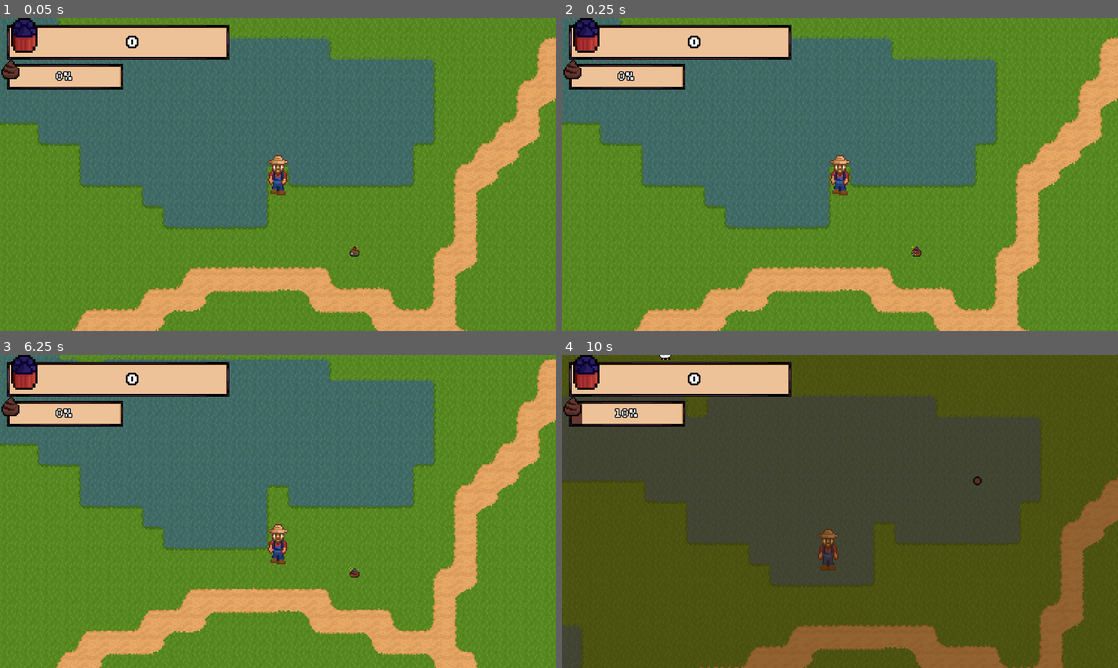
Above: before the commit, frames 1-4 (two rows, left to right).
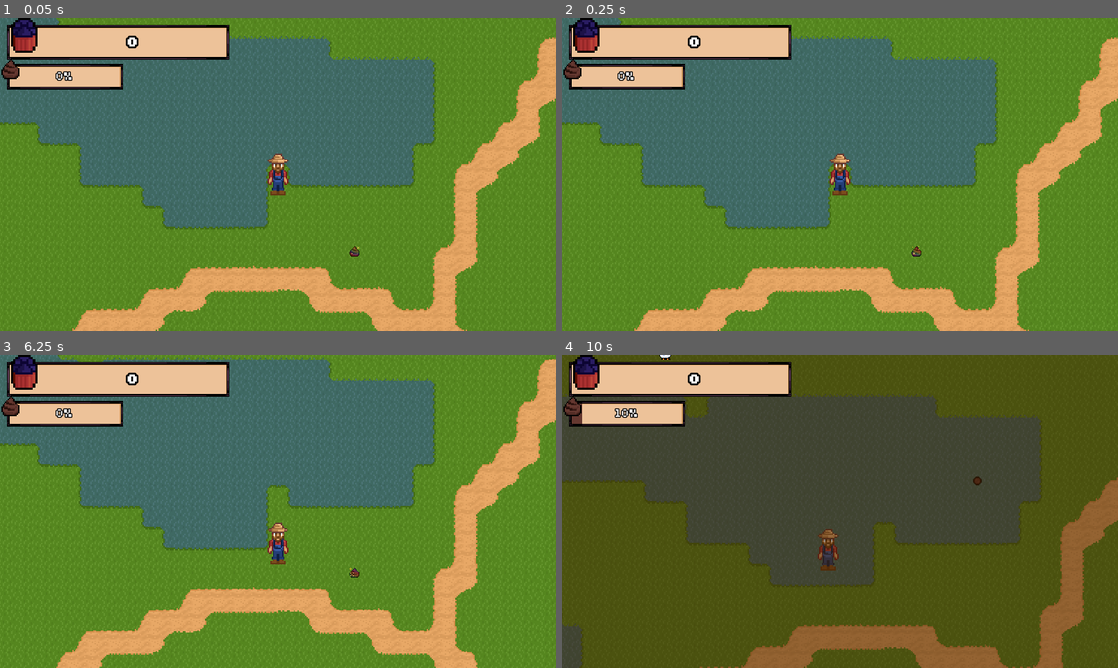
Above: after the commit, the same moments.

Repository: astro-panda/poo-farmer
Game: Godot game, scene res://Scenes/Main.tscn
Two runs of this game, one before a commit and one after it. Both use one fixed random seed, a clock stepped at 60 frames per second and the inputs below.
Inputs (mouse positions are in pixels of both pictures, inside the frame that each line leads up to):
- Up to frame 1 (0.05 s): no input
- Up to frame 2 (0.25 s): no input
- Up to frame 3 (6.25 s): click (278, 514) at 0.5 s; click (278, 514) at 1.25 s; click (278, 514) at 2 s; click (278, 514) at 2.75 s; click (278, 514) at 3.5 s; click (278, 514) at 4.25 s; tap Enter at 5 s; move the mouse to (400, 495) at 5.02 s; hold Right (move_right) 5.03-5.78 s; hold Tab (store) 5.03-5.78 s; click (400, 495) at 5.17 s; tap Space at 5.75 s; move the mouse to (166, 527) at 5.77 s; hold Down (move_down) from 5.78 s (still down); tap R (open_arsenal) at 5.85 s; tap Tab (store) at 6.05 s
- Up to frame 4 (10 s): move the mouse to (895, 442) at 6.52 s; release Down (move_down) at 6.53 s; press the mouse at (895, 442) at 6.53 s; hold Right (move_right) 6.53-7.28 s; tap Tab (store) at 6.8, 7.35, 9.05, 9.8 s; tap Enter at 7.25 s; move the mouse to (812, 574) at 7.27 s; release the mouse at (812, 574) at 7.28 s; hold Up (move_up) 7.28-8.03 s; click (812, 574) at 7.42 s; move the mouse to (1006, 558) at 8.02 s; hold Tab (store) 8.03-8.78 s; hold Left (move_left) 8.03-9.53 s; tap Space at 8.75 s; move the mouse to (673, 464) at 8.77 s; tap R (open_arsenal) at 8.85 s; move the mouse to (867, 511) at 9.52 s; press the mouse at (867, 511) at 9.53 s; hold Down (move_down) from 9.53 s (still down)

The runs differ from the first frame. In frame 1, 0.3% of the frame differs, in the area x 48-65%, y 43-77%; in frame 2, 0.3%; in frame 3, 0.2%; in frame 4, less than 0.1%.

Commit message:
made things a lot easier to hear, but also less noise Added goblin stealing clamp on global poo meter

Diff:
--- a/poofarmer/Scenes/Animal/Animal.tscn
+++ b/poofarmer/Scenes/Animal/Animal.tscn
@@ -457,9 +457,11 @@
 
 [node name="Animal" type="KinematicBody2D"]
 z_index = 1
+collision_layer = 2
+collision_mask = 13
 script = ExtResource( 1 )
 poo_timer_min = 1.0
-poo_timer_max = 3.0
+poo_timer_max = 90.0
 _type = 1
 
 [node name="PooTimer" type="Timer" parent="."]
@@ -467,7 +469,6 @@
 [node name="Sprite" type="AnimatedSprite" parent="."]
 frames = SubResource( 2 )
 animation = "Chicken - down"
-frame = 3
 playing = true
 
 [node name="CollisionShape2D" type="CollisionShape2D" parent="."]
@@ -478,30 +479,31 @@
 
 [node name="ChickenAudioController" parent="AudioRouter" instance=ExtResource( 3 )]
 next_behavior_min = 10.0
-next_behavior_max = 20.0
+next_behavior_max = 60.0
 actions = [ ExtResource( 9 ), ExtResource( 10 ) ]
 behaviors = [ ExtResource( 11 ), ExtResource( 12 ), ExtResource( 8 ) ]
 
 [node name="CowAudioController" parent="AudioRouter" instance=ExtResource( 3 )]
-next_behavior_min = 5.0
-next_behavior_max = 30.0
+next_behavior_min = 45.0
+next_behavior_max = 160.0
 actions = [ ExtResource( 16 ), ExtResource( 17 ) ]
 behaviors = [ ExtResource( 13 ), ExtResource( 14 ), ExtResource( 15 ) ]
 
 [node name="GoatAudioController" parent="AudioRouter" instance=ExtResource( 3 )]
-next_behavior_max = 20.0
+next_behavior_min = 30.0
+next_behavior_max = 90.0
 actions = [ ExtResource( 21 ), ExtResource( 22 ), ExtResource( 23 ) ]
 behaviors = [ ExtResource( 18 ), ExtResource( 19 ), ExtResource( 20 ) ]
 
 [node name="LlamaAudioController" parent="AudioRouter" instance=ExtResource( 3 )]
-next_behavior_min = 5.0
-next_behavior_max = 20.0
+next_behavior_min = 15.0
+next_behavior_max = 70.0
 actions = [ ExtResource( 21 ), ExtResource( 22 ), ExtResource( 23 ) ]
 behaviors = [ ExtResource( 24 ), ExtResource( 25 ), ExtResource( 26 ) ]
 
 [node name="UnicornAudioController" parent="AudioRouter" instance=ExtResource( 3 )]
-next_behavior_min = 15.0
-next_behavior_max = 30.0
+next_behavior_min = 20.0
+next_behavior_max = 80.0
 actions = [ ExtResource( 21 ), ExtResource( 22 ), ExtResource( 23 ) ]
 behaviors = [ ExtResource( 27 ), ExtResource( 28 ) ]
 
--- a/poofarmer/Scenes/Gnome.tscn
+++ b/poofarmer/Scenes/Gnome.tscn
@@ -240,7 +240,6 @@
 scale = Vector2( 1.5, 1.5 )
 frames = SubResource( 1 )
 animation = "down"
-frame = 2
 playing = true
 
 [node name="Glow" type="AnimatedSprite" parent="AnimatedSprite"]
@@ -259,6 +258,8 @@
 shape = SubResource( 19 )
 
 [node name="MobAudioController" parent="." instance=ExtResource( 4 )]
+next_behavior_min = 30.0
+next_behavior_max = 160.0
 behaviors = [ ExtResource( 5 ), ExtResource( 9 ), ExtResource( 8 ), ExtResource( 6 ), ExtResource( 7 ), ExtResource( 11 ), ExtResource( 10 ) ]
 
 [connection signal="area_entered" from="." to="." method="_on_Gnome_area_entered"]
--- a/poofarmer/Scenes/Goblin.tscn
+++ b/poofarmer/Scenes/Goblin.tscn
@@ -104,13 +104,15 @@
 extents = Vector2( 12, 13.5 )
 
 [node name="Goblin" type="KinematicBody2D" groups=["goblin"]]
+collision_layer = 8
+collision_mask = 7
 script = ExtResource( 1 )
 
 [node name="AnimatedSprite" type="AnimatedSprite" parent="."]
 scale = Vector2( 1.5, 1.5 )
 frames = SubResource( 17 )
 animation = "down"
-frame = 1
+frame = 3
 playing = true
 
 [node name="CollisionShape2D" type="CollisionShape2D" parent="."]
@@ -134,6 +136,8 @@
 wait_time = 2.0
 
 [node name="MobAudioController" parent="." instance=ExtResource( 3 )]
+next_behavior_min = 30.0
+next_behavior_max = 90.0
 actions = [ ExtResource( 5 ) ]
 behaviors = [ ExtResource( 4 ), ExtResource( 6 ) ]
 
--- a/poofarmer/Scenes/Main.tscn
+++ b/poofarmer/Scenes/Main.tscn
@@ -135,25 +135,19 @@
 frames = SubResource( 2 )
 centered = false
 
-[node name="Player" parent="." instance=ExtResource( 1 )]
-position = Vector2( 672, 384 )
-__meta__ = {
-"_edit_group_": true
-}
-
-[node name="ModalWindow" parent="Player" instance=ExtResource( 9 )]
-
 [node name="BackgroundMusicPlayer" type="AudioStreamPlayer" parent="."]
 pause_mode = 2
 stream = ExtResource( 5 )
 autoplay = true
 mix_target = 2
+bus = "Bkgd Music"
 
 [node name="BackgroundEnvPlayer" type="AudioStreamPlayer" parent="."]
 pause_mode = 2
 stream = ExtResource( 6 )
 autoplay = true
 mix_target = 2
+bus = "Environment"
 
 [node name="ShopMusicPlayer" type="AudioStreamPlayer" parent="."]
 pause_mode = 2
@@ -161,6 +155,7 @@
 volume_db = -80.0
 autoplay = true
 mix_target = 2
+bus = "Shop Music"
 
 [node name="MusicAutomaton" type="AnimationPlayer" parent="."]
 pause_mode = 2
@@ -176,8 +171,6 @@
 __meta__ = {
 "_edit_group_": true
 }
-
-[node name="HUD" parent="." instance=ExtResource( 3 )]
 
 [node name="GnomePath" type="Path2D" parent="."]
 position = Vector2( 2648, 384 )
@@ -205,7 +198,17 @@
 [node name="PooPelletsManager" type="Node2D" parent="."]
 script = ExtResource( 18 )
 
+[node name="HUD" parent="." instance=ExtResource( 3 )]
+
+[node name="Player" parent="." instance=ExtResource( 1 )]
+position = Vector2( 672, 384 )
+__meta__ = {
+"_edit_group_": true
+}
+
+[node name="ModalWindow" parent="Player" instance=ExtResource( 9 )]
+
+[connection signal="store_opened" from="GnomePath/PathFollow2D/Gnome" to="MusicAutomaton" method="_on_Gnome_store_opened"]
+[connection signal="store_opened" from="GnomePath/PathFollow2D/Gnome" to="Player/ModalWindow" method="_on_Gnome_store_opened"]
 [connection signal="update_global_poo_label" from="Player" to="HUD" method="_on_Player_update_global_poo_label"]
 [connection signal="game_play_state_changed" from="Player/ModalWindow" to="MusicAutomaton" method="_on_ModalWindow_game_play_state_changed"]
-[connection signal="store_opened" from="GnomePath/PathFollow2D/Gnome" to="Player/ModalWindow" method="_on_Gnome_store_opened"]
-[connection signal="store_opened" from="GnomePath/PathFollow2D/Gnome" to="MusicAutomaton" method="_on_Gnome_store_opened"]
--- a/poofarmer/Scenes/MobAudioController.gd
+++ b/poofarmer/Scenes/MobAudioController.gd
@@ -21,10 +21,11 @@
 	behavior_timer.start()
 
 func _on_BehaviorTimer_timeout():
-	reset_behavior_timer()
-	var behavior: AudioStream = behaviors[randi() % behaviors.size()]
-	behavior_player.stream = behavior
-	behavior_player.play()
+	if behaviors.size() > 0:
+		reset_behavior_timer()
+		var behavior: AudioStream = behaviors[randi() % behaviors.size()]
+		behavior_player.stream = behavior
+		behavior_player.play()
 
 func act(index: int):
 	var action: AudioStream = actions[clamp(index, 0, actions.size())]
--- a/poofarmer/Scenes/Player.tscn
+++ b/poofarmer/Scenes/Player.tscn
@@ -1,8 +1,11 @@
-[gd_scene load_steps=22 format=2]
+[gd_scene load_steps=25 format=2]
 
 [ext_resource path="res://Scripts/Player.gd" type="Script" id=1]
 [ext_resource path="res://Images/Farmer.png" type="Texture" id=2]
 [ext_resource path="res://Scenes/PooPellets.tscn" type="PackedScene" id=3]
+[ext_resource path="res://Scenes/MobAudioController.tscn" type="PackedScene" id=4]
+[ext_resource path="res://Audio/Poo Farmer Poo Drop.wav" type="AudioStream" id=5]
+[ext_resource path="res://Audio/Poo Farmer Poo Pickup.wav" type="AudioStream" id=6]
 
 [sub_resource type="RectangleShape2D" id=1]
 extents = Vector2( 12, 23.5 )
@@ -111,6 +114,7 @@
 } ]
 
 [node name="Player" type="Area2D" groups=["player"]]
+collision_mask = 14
 script = ExtResource( 1 )
 poo_pellets = ExtResource( 3 )
 
@@ -122,7 +126,7 @@
 scale = Vector2( 1.5, 1.5 )
 frames = SubResource( 2 )
 animation = "down"
-frame = 3
+frame = 2
 playing = true
 
 [node name="Camera2D" type="Camera2D" parent="." groups=["camera"]]
@@ -142,5 +146,8 @@
 [node name="EndOfGun" type="Position2D" parent="."]
 position = Vector2( 12, 8 )
 
+[node name="MobAudioController" parent="." instance=ExtResource( 4 )]
+actions = [ ExtResource( 6 ), ExtResource( 5 ) ]
+
 [connection signal="area_entered" from="." to="." method="_on_Player_area_entered"]
 [connection signal="body_entered" from="." to="." method="_on_Player_body_entered"]
--- a/poofarmer/Scenes/Poo.tscn
+++ b/poofarmer/Scenes/Poo.tscn
@@ -49,6 +49,7 @@
 scale = Vector2( 1.5, 1.5 )
 frames = SubResource( 1 )
 animation = "Unicorn"
+frame = 3
 playing = true
 
 [node name="CollisionShape2D" type="CollisionShape2D" parent="."]
--- a/poofarmer/Scenes/Silo.tscn
+++ b/poofarmer/Scenes/Silo.tscn
@@ -27,6 +27,8 @@
 extents = Vector2( 72, 30 )
 
 [node name="Silo" type="Area2D" groups=["silo"]]
+collision_layer = 4
+collision_mask = 11
 script = ExtResource( 1 )
 
 [node name="DropOffDetection" type="CollisionShape2D" parent="."]
@@ -44,6 +46,8 @@
 frames = SubResource( 4 )
 
 [node name="ImpassableArea2D" type="StaticBody2D" parent="."]
+collision_layer = 4
+collision_mask = 11
 
 [node name="RigidCollision" type="CollisionShape2D" parent="ImpassableArea2D"]
 modulate = Color( 0, 0, 0, 1 )
--- a/poofarmer/Scripts/Player.gd
+++ b/poofarmer/Scripts/Player.gd
@@ -14,6 +14,7 @@
 var screen_size
 
 onready var end_of_gun = $EndOfGun
+onready var audio_ctrl = $MobAudioController
 
 # Called when the node enters the scene tree for the first time.
 func _ready():
@@ -62,6 +63,7 @@
 		var poo = body as Poo
 		var pooToAdd = clamp(poo.pooValue, 0, holdCapacity - currentHoldAmount)
 		currentHoldAmount += pooToAdd
+		audio_ctrl.act(0) # the Poo pick up sound
 		if(pooToAdd != poo.pooValue):
 			poo.pooValue -= pooToAdd
 		else:
@@ -72,6 +74,9 @@
 			poo.destroy()
 
 	if(body.is_in_group("silo")):
+		if currentHoldAmount > 0:
+			audio_ctrl.act(1) # the Poo drop sound
+
 		totalPooAmount += currentHoldAmount
 		currentHoldAmount = 0
 
@@ -95,5 +100,5 @@
 
 
 func _on_Goblin_global_poo_stolen(stealAmount):
-	totalPooAmount -= stealAmount
+	totalPooAmount = max(0, totalPooAmount - stealAmount)
 	emit_signal("update_global_poo_label", totalPooAmount)
--- a/poofarmer/default_bus_layout.tres
+++ b/poofarmer/default_bus_layout.tres
@@ -1,15 +1,22 @@
-[gd_resource type="AudioBusLayout" load_steps=2 format=2]
+[gd_resource type="AudioBusLayout" load_steps=3 format=2]
 
 [sub_resource type="AudioEffectStereoEnhance" id=1]
 resource_name = "StereoEnhance"
 surround = 1.0
+
+[sub_resource type="AudioEffectLimiter" id=2]
+resource_name = "Limiter"
+ceiling_db = -4.2
+threshold_db = -16.7
+soft_clip_db = 4.5
+soft_clip_ratio = 8.9
 
 [resource]
 bus/1/name = "Background"
 bus/1/solo = false
 bus/1/mute = false
 bus/1/bypass_fx = false
-bus/1/volume_db = 0.0
+bus/1/volume_db = 5.82224
 bus/1/send = "Master"
 bus/2/name = "Environment"
 bus/2/solo = false
@@ -23,17 +30,19 @@
 bus/3/solo = false
 bus/3/mute = false
 bus/3/bypass_fx = false
-bus/3/volume_db = 1.85375
+bus/3/volume_db = 2.84476
 bus/3/send = "Background"
 bus/4/name = "Shop Music"
 bus/4/solo = false
 bus/4/mute = false
 bus/4/bypass_fx = false
-bus/4/volume_db = 0.0
+bus/4/volume_db = 0.267241
 bus/4/send = "Background"
 bus/5/name = "Animals"
 bus/5/solo = false
 bus/5/mute = false
 bus/5/bypass_fx = false
-bus/5/volume_db = 0.0
+bus/5/volume_db = 0.464998
 bus/5/send = "Master"
+bus/5/effect/0/effect = SubResource( 2 )
+bus/5/effect/0/enabled = true
